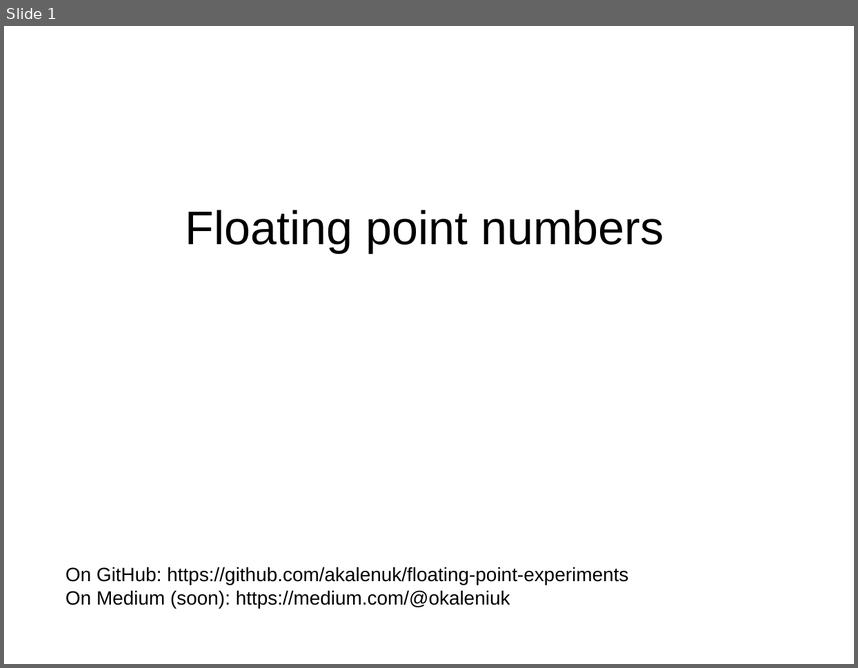
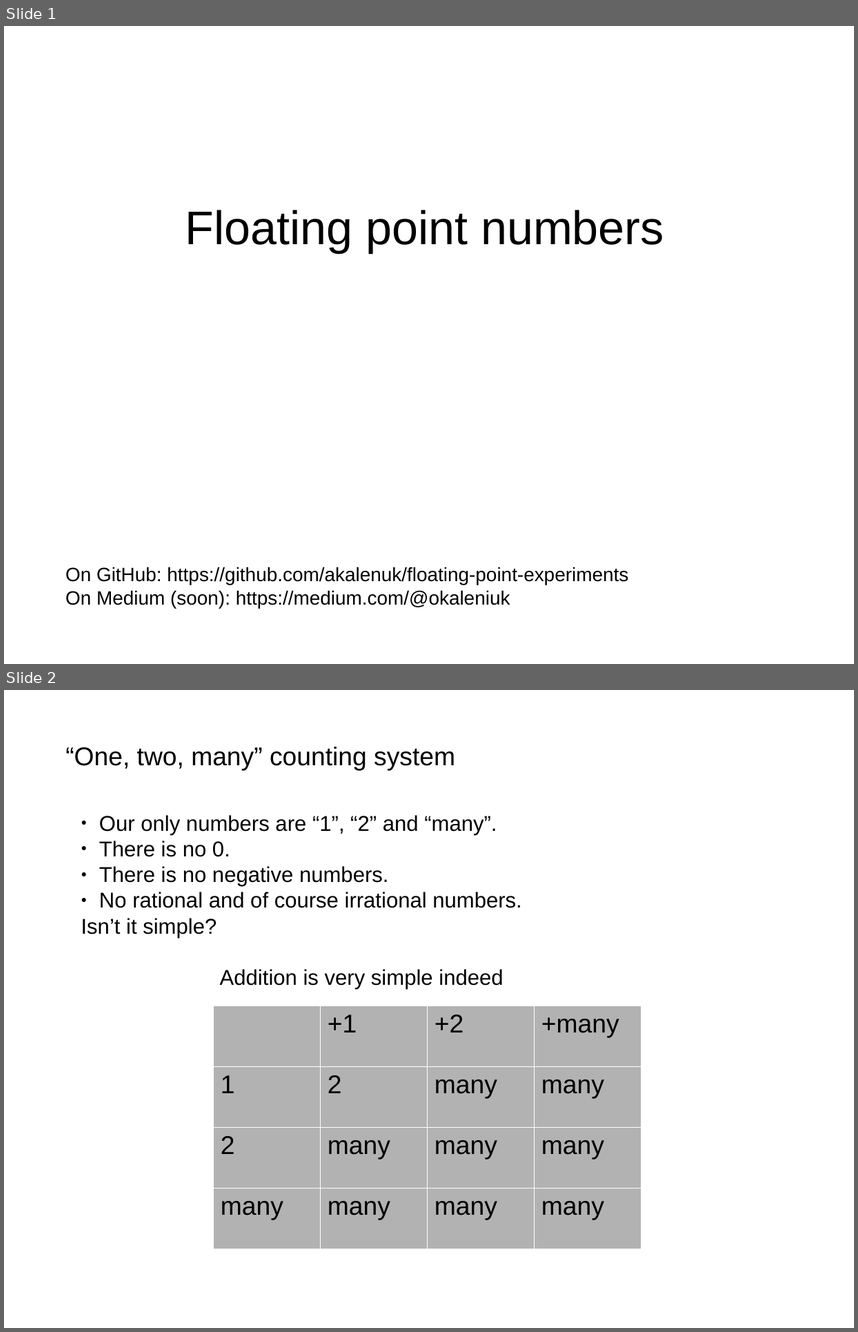
Before and after one commit to akalenuk/floating-point-experiments, a slide deck: floating.odp. Shown one above the other, each under a label of ours: slide 1 before the commit, slides 1 and 2 after it. The pictures are 858x668 and 858x1332 pixels, drawn with LibreOffice and Linux fonts; fonts in the diff are those of the drawing. Boxes give left, top, right and bottom in pixels: in the first picture for what was removed or moved away, otherwise in the second. Text is boxed around its words. In the diff, an @@ line names an element or a change of style, - is before the commit and + after.

```diff
--- a/floating.odp
+++ b/floating.odp
@@ slide 2 added at box(4, 690, 854, 1328), background #FFFFFF @@
@@ text added at box(65, 747, 455, 771), 24 pt, text #000000 @@
+“One, two, many” counting system
@@ text added at box(81, 815, 522, 938), 20 pt, text #000000 @@
+● Our only numbers are “1”, “2” and “many”.
+● There is no 0.
+● There is no negative numbers.
+● No rational and of course irrational numbers.
+Isn’t it simple?
@@ text added at box(220, 969, 503, 989), 20 pt, text #000000 @@
+Addition is very simple indeed
@@ table added at box(213, 1005, 642, 1248), 4 rows, 4 columns @@
+ | +1 | +2 | +many
+1 | 2 | many | many
+2 | many | many | many
+many | many | many | many
```
Also in this commit, not shown: 5 other slides added, 1 slide removed, 2 other files.
